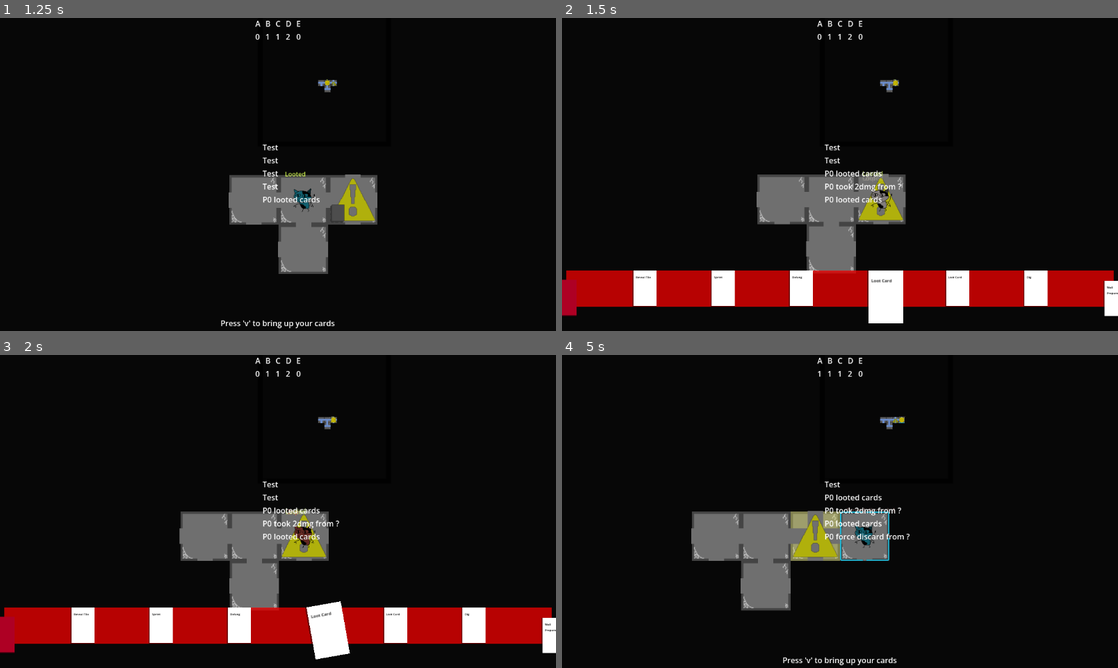
Above: before the commit, frames 1-4 (two rows, left to right).
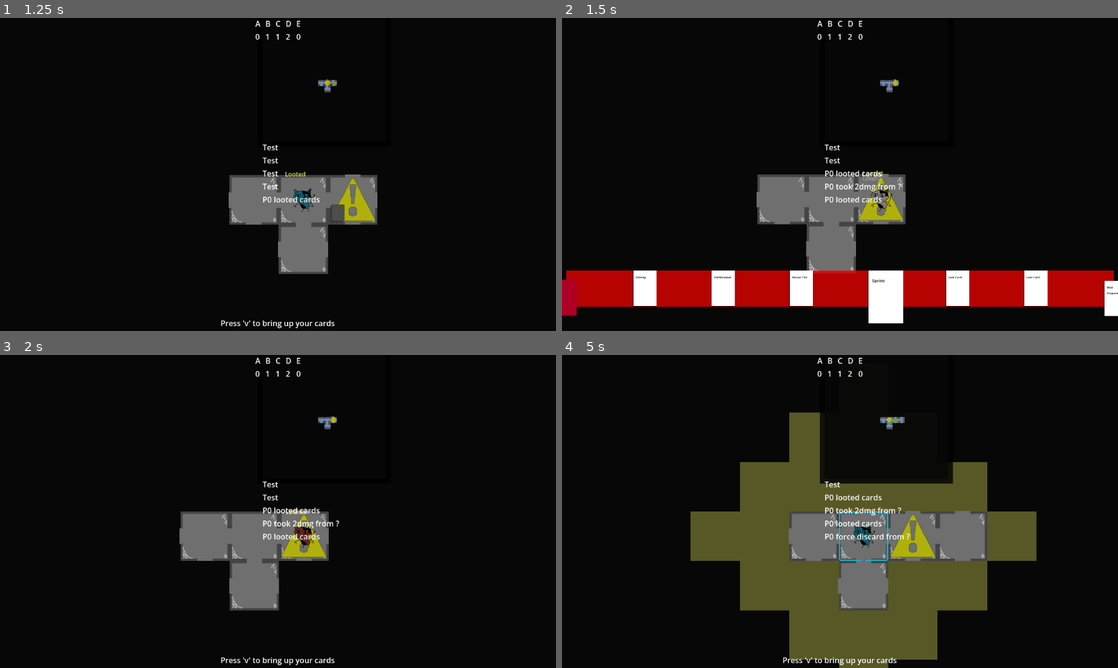
Above: after the commit, the same moments.

Repository: emrysshevek/gameganggame
Game: Godot game, scene res://scenes/GameScene.tscn
Two runs of this game, one before a commit and one after it. Both use one fixed random seed, a clock stepped at 60 frames per second and the inputs below.
Inputs (mouse positions are in pixels of both pictures, inside the frame that each line leads up to):
- Up to frame 1 (1.25 s): tap V (debug_v) at 0.5 s; move the mouse to (400, 158) at 0.52 s; hold D (move_right) from 0.53 s (still down); tap G (discard) at 0.6 s; click (400, 158) at 0.67 s
- Up to frame 2 (1.5 s): release D (move_right) at 1.25 s; tap V (debug_v) at 1.25 s; drag from (728, 190) to (812, 237) at 1.27 s
- Up to frame 3 (2 s): no input
- Up to frame 4 (5 s): tap V (debug_v) every 0.75 s from 2 to 4.25 s; move the mouse to (895, 442) at 2.02 s; hold D (move_right) 2.03-2.75 s; click (895, 442) at 2.1 s; tap G (discard) at 2.3, 3.8 s; drag from (812, 574) to (673, 464) at 2.77 s; move the mouse to (1006, 558) at 3.52 s; hold A (move_left) 3.53-4.25 s; tap Enter (toggle_end_turn) at 3.6 s; drag from (673, 464) to (756, 433) at 4.27 s

Frame 1 is identical in both runs. In frame 2, less than 0.1% of the frame differs, in the area x 13-86%, y 82-85%; in frame 3, 12%; in frame 4, 26%, in the area x 23-86%, y 5-100%.

Commit message:
loot cards added to end of hand pile

Diff:
--- a/cards/pile.gd
+++ b/cards/pile.gd
@@ -67,8 +67,8 @@
 	# cards are added to bottom of pile by default
 	# to insert to a specific index, set value of position
 	assert(_card not in cards)
-	if count == 0:
-		_position = 0
+	if _position == -1:
+		_position = count
 	cards.append(_card)
 	ordered_cards.insert(_position, _card)
 
